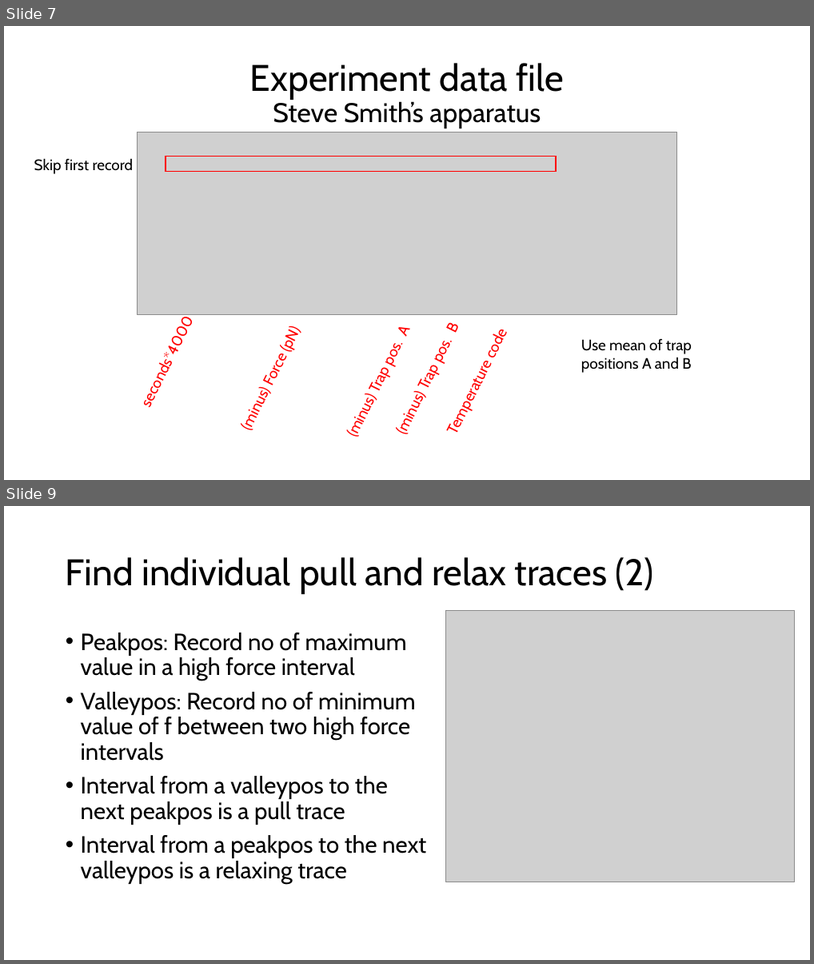
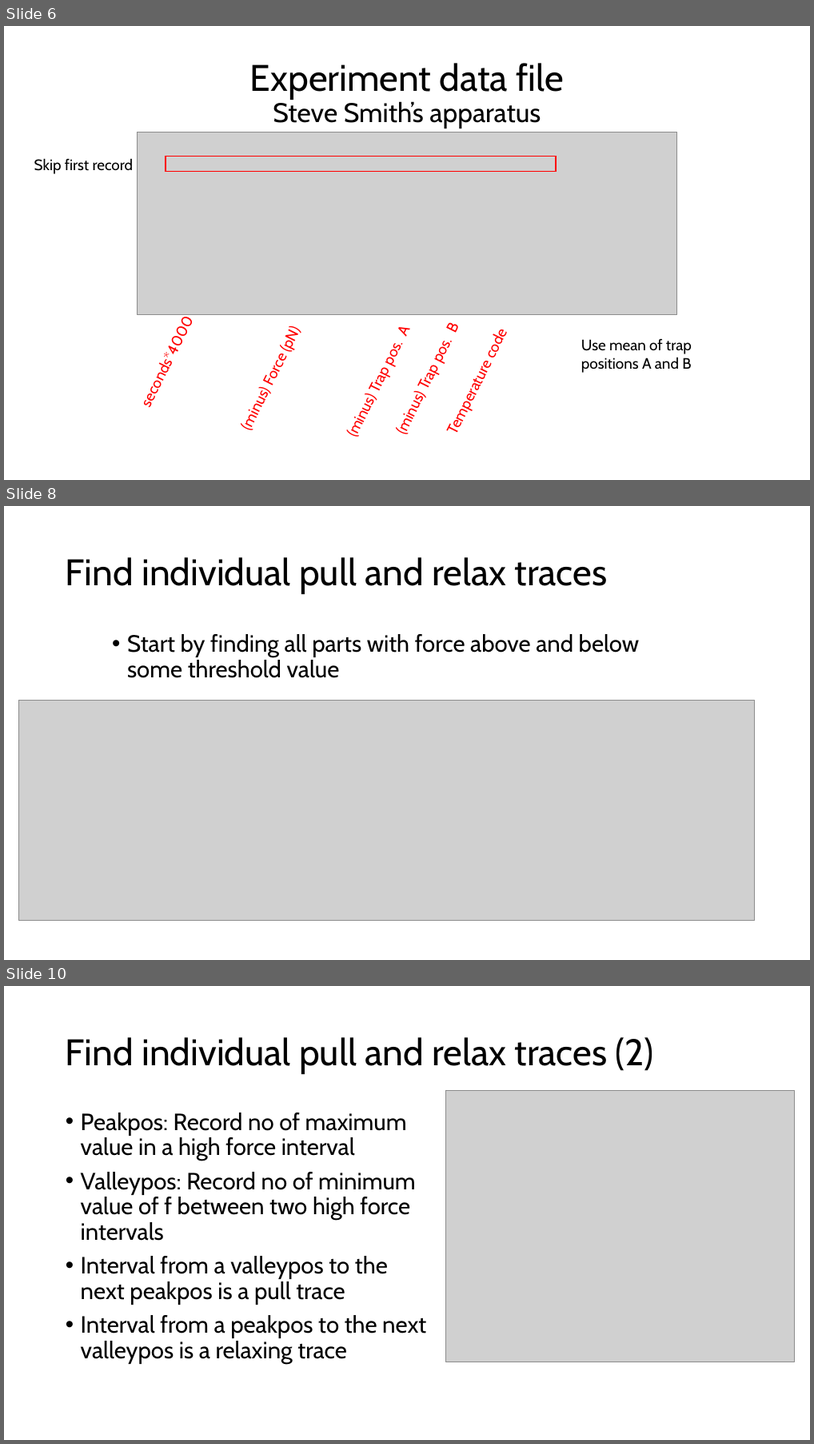
Before and after one commit to are-mj/OpticalTweezers, a slide deck: Summer school 2024/Analysis of protein stretching experiments.pptx. Shown one above the other, each under a label of ours: slides 7 and 9 before the commit, slides 6, 8 and 10 after it; the slides between them are not shown. The pictures are 814x964 and 814x1444 pixels, drawn with LibreOffice and Linux fonts; fonts in the diff are those of the drawing; grey boxes stand for pictures. Boxes give left, top, right and bottom in pixels: in the first picture for what was removed or moved away, otherwise in the second. Text is boxed around its words. In the diff, an @@ line names an element or a change of style, - is before the commit and + after.

```diff
--- a/Summer school 2024/Analysis of protein stretching experiments.pptx
+++ b/Summer school 2024/Analysis of protein stretching experiments.pptx
@@ slide 8 added at <box>4,506,810,960</box>, background #FFFFFF @@
@@ title added at <box>66,557,608,594</box>, 44 pt, text #000000 @@
+Find individual pull and relax traces
@@ text added at <box>127,634,639,678</box>, 28 pt, text #000000 @@
+• Start by finding all parts with force above and below some threshold value
@@ picture added at <box>18,700,754,920</box> @@
@@ what was slide 7 is now slide 6 @@
@@ what was slide 9 is now slide 10 @@
```
Also in this commit, not shown: 11 slides changed, 1 other slide added, 2 other files.
